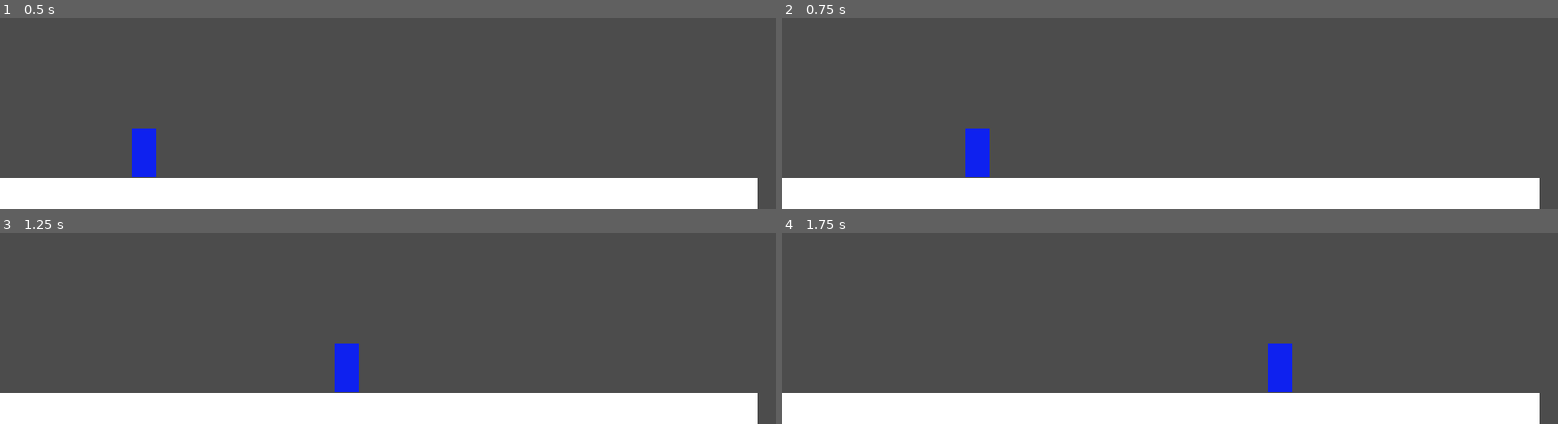
Above: before the commit, frames 1-4 (two rows, left to right).
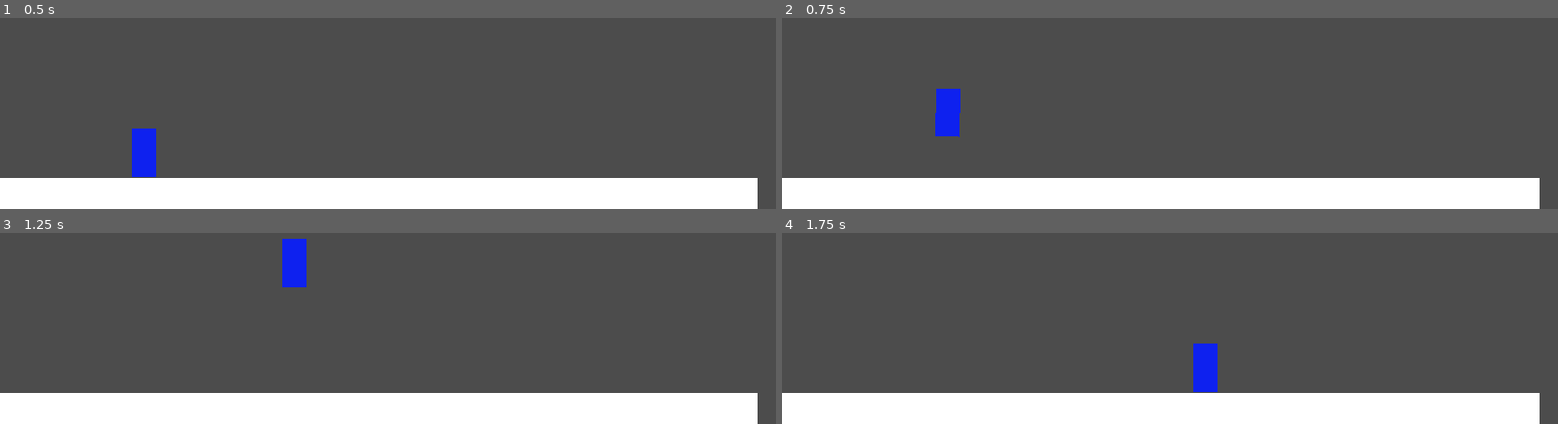
Above: after the commit, the same moments.

Repository: Espetinho-de-Legumes/Lia-na-Floresta-Magica
Game: Godot game, scene res://scenes/Main.tscn
The game is run twice, just before and just after one commit, with the same random seed, the same clock (stepped at 60 frames per second) and the same inputs.
Inputs:
- Up to frame 1 (0.5 s): no input
- Up to frame 2 (0.75 s): hold D (right) from 0.53 s (still down); tap Space (jump) at 0.6 s
- Up to frame 3 (1.25 s): keep holding D (right); tap Space (jump) at 0.77, 1.07 s
- Up to frame 4 (1.75 s): keep holding D (right); tap Space (jump) at 1.35, 1.52 s

Frame 1 is identical in both runs. In frame 2, 1.6% of the frame differs, in the area x 19-27%, y 37-84%; in frame 3, 1.6%, in the area x 36-47%, y 3-84%; in frame 4, 1.6%.

Commit message:
Mecanica de Pulo

Diff:
--- a/scenes/Player.tscn
+++ b/scenes/Player.tscn
@@ -6,6 +6,7 @@
 extents = Vector2( 16, 32 )
 
 [node name="KinematicBody2D" type="KinematicBody2D"]
+rotation = 0.00246024
 script = ExtResource( 1 )
 
 [node name="ColorRect" type="ColorRect" parent="."]
--- a/scripts/Player.gd
+++ b/scripts/Player.gd
@@ -6,33 +6,38 @@
 	JUMP
 }
 
-export (int) var maxSpeed = 400
-export (int) var acceleration = 150
-export (int) var friction = -60
+export (int) var maxSpeed = 340
+export (int) var acceleration = 35
+export (int) var friction = -20
 export (int) var gravity = 1200 # pixel/sec
+export (int) var jumpForce = -600
 
 var velocity := Vector2.ZERO
 var directionInput := Vector2.ZERO
 var currentState:int = IDLE
 var prevState:int = IDLE
 
-func _process(delta: float) -> void:
+
+func _unhandled_input(event: InputEvent) -> void:
 	basicInputs()
 
+	pass
+
+func _process(delta: float) -> void:
 	match currentState:
 		IDLE:
-			handleIdleState()
+			handleIdleState(delta)
 		RUN:
-			handleRunState()
+			handleRunState(delta)
 		JUMP:
-			handleJumpState()
+			handleJumpState(delta)
 
 	pass
 
 func _physics_process(delta: float) -> void:
 	applyGravity(delta)
+	move()
 
-	move()
 	pass
 
 func basicInputs() -> void:
@@ -51,37 +56,53 @@
 
 	if Input.is_action_just_pressed("jump"):
 		directionInput.y = -1
+	else:
+		directionInput.y = 0
 
 	directionInput.normalized()
 	pass
 
-
 func applyGravity(delta) -> void:
-	if is_on_floor():
-		velocity.y = 0
-	else:
-		velocity.y += gravity * delta
+	velocity.y += gravity * delta
 
 	pass
 
 func move() -> void:
-	if directionInput.x == 0:
+	velocity = move_and_slide(velocity, Vector2.UP)
+
+	pass
+
+func handleIdleState(delta: float) -> void:
+	desacelerar()
+
+	if directionInput.x > 0 or directionInput.x < 0:
+		changeState(RUN)
+	else:
+		changeState(IDLE)
+
+	if directionInput.y < 0:
+		changeState(JUMP)
+	pass
+
+func handleRunState(delta: float) -> void:
+	if directionInput.x > 0 || directionInput.x < 0:
+		acelerar()
+	else:
 		desacelerar()
-	else:
-		acelerar()
 
-	velocity = move_and_slide(velocity, Vector2.UP)
+	if directionInput.y < 0:
+		changeState(JUMP)
+
 	pass
 
 func desacelerar() -> void:
 	velocity.x += friction
 
-	if friction < 0:
-		if velocity.x <= 0:
-			velocity.x = 0
-	else:
-		if velocity.x >= 0:
-			velocity.x = 0
+	if (friction < 0 && velocity.x <= 0) || (friction > 0 && velocity.x >= 0):
+		velocity.x = 0
+
+		if is_on_floor() && currentState != IDLE:
+			changeState(IDLE)
 
 	pass
 
@@ -97,20 +118,17 @@
 
 	pass
 
-func handleIdleState() -> void:
-	if directionInput.x > 0 or directionInput.x < 0:
-		print("Change State to Run")
+func handleJumpState(delta: float) -> void:
+	if is_on_floor():
+		if directionInput.y < 0:
+			velocity.y = jumpForce
+		else:
+			changeState(IDLE)
 	else:
-		print("Change State to Idle")
-
-	if directionInput.y < 0:
-		print("Change State to Jump")
-	pass
-
-func handleRunState() -> void:
-	pass
-
-func handleJumpState() -> void:
+		if directionInput.x > 0 || directionInput.x < 0:
+			acelerar()
+		else:
+			desacelerar()
 	pass
 
 func changeState(newState: int) -> void:
